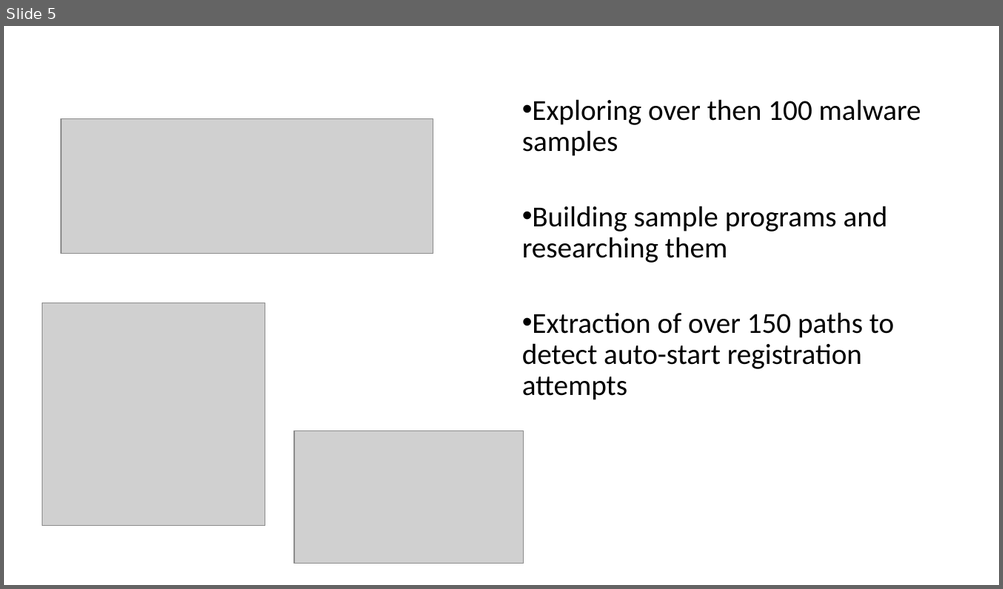
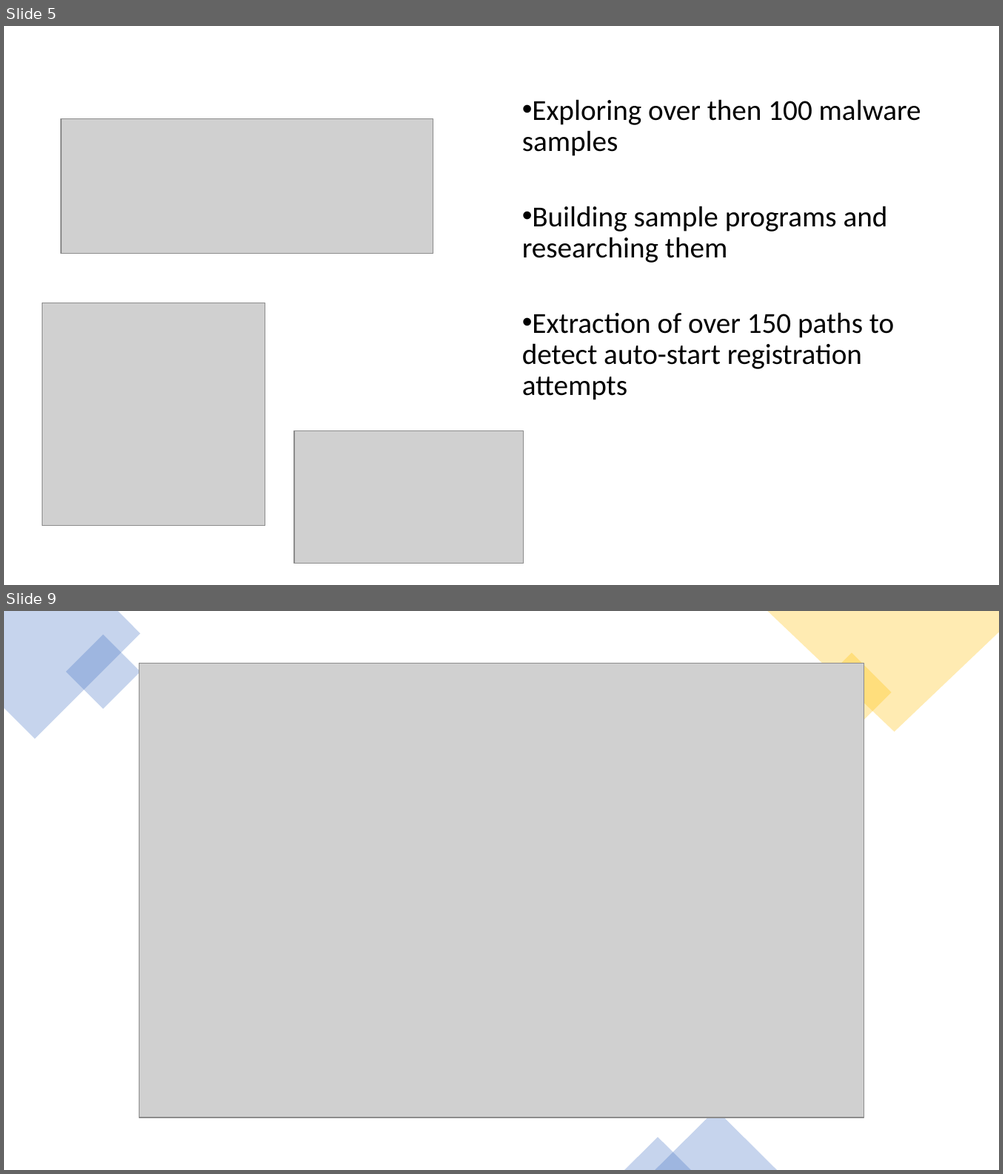
Before and after one commit to ychielt/project_CE, a slide deck: presentation.pptx. Shown one above the other, each under a label of ours: slide 5 before the commit, slides 5 and 9 after it; the slides between them are not shown. The pictures are 1003x589 and 1003x1174 pixels, drawn with LibreOffice and Linux fonts; fonts in the diff are those of the drawing; grey boxes stand for pictures; background and template pictures are left out. Boxes give left, top, right and bottom in pixels: in the first picture for what was removed or moved away, otherwise in the second. Text is boxed around its words. In the diff, an @@ line names an element or a change of style, - is before the commit and + after.

```diff
--- a/presentation.pptx
+++ b/presentation.pptx
@@ slide 9 added at [4,611,999,1170], background #FFFFFF @@
@@ freeform shape added at [4,611,141,739], fill #4472C4 at 30% opacity @@
@@ freeform shape added at [767,611,999,732], fill #FFC000 at 30% opacity @@
@@ rectangle added at [66,635,141,709], fill #4472C4 at 30% opacity @@
@@ rectangle added at [811,653,891,732], fill #FFC000 at 30% opacity @@
@@ picture added at [139,664,864,1118] @@
@@ triangle added at [654,1111,777,1170], fill #4472C4 at 30% opacity @@
@@ triangle added at [625,1138,691,1170], fill #4472C4 at 30% opacity @@
```
Also in this commit, not shown: 1 slide changed, 2 other slides added, 1 slide removed, 2 other files.
